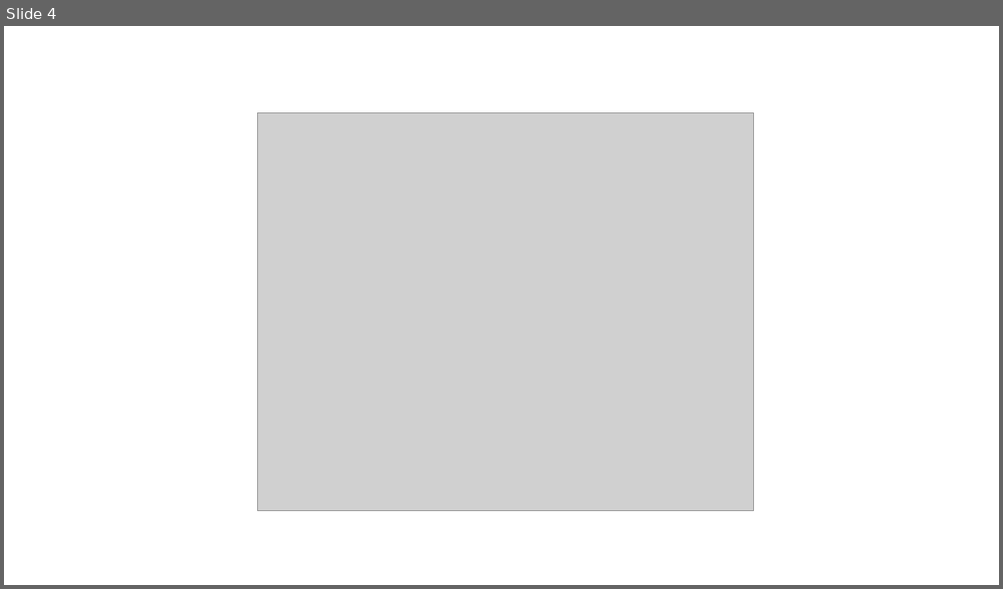
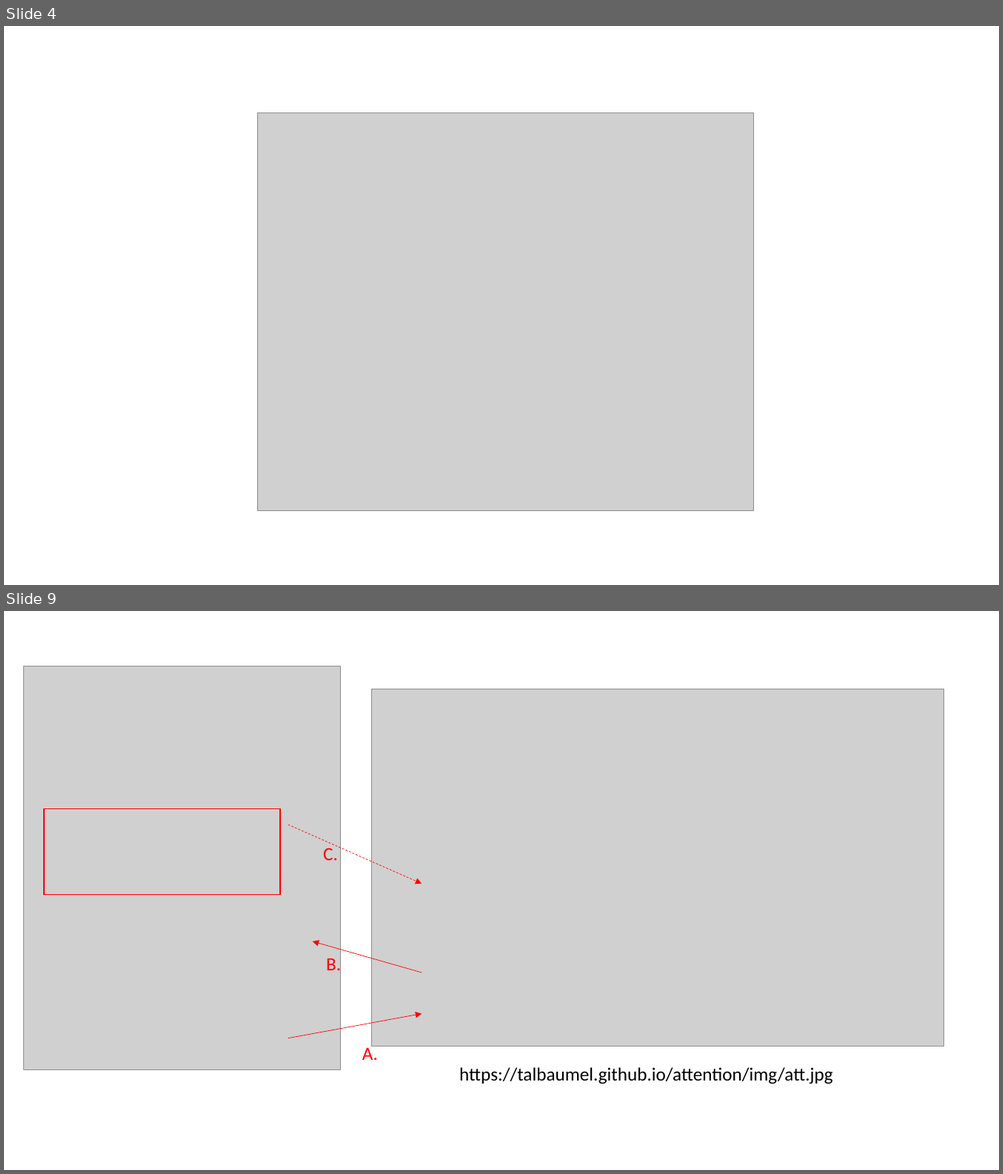
Before and after one commit to markliou/images, a slide deck: CNN_RNN_DNN/簡報1.pptx. Shown one above the other, each under a label of ours: slide 4 before the commit, slides 4 and 9 after it; the slides between them are not shown. The pictures are 1003x589 and 1003x1174 pixels, drawn with LibreOffice and Linux fonts; fonts in the diff are those of the drawing; grey boxes stand for pictures. Boxes give left, top, right and bottom in pixels: in the first picture for what was removed or moved away, otherwise in the second. Text is boxed around its words. In the diff, an @@ line names an element or a change of style, - is before the commit and + after.

Commit message:
condition and attention

```diff
--- a/CNN_RNN_DNN/簡報1.pptx
+++ b/CNN_RNN_DNN/簡報1.pptx
@@ slide 9 added at (x1=4, y1=611, x2=999, y2=1170), background #FFFFFF @@
@@ picture added at (x1=23, y1=666, x2=341, y2=1070) @@
@@ picture added at (x1=372, y1=689, x2=944, y2=1047) @@
@@ rectangle added at (x1=44, y1=809, x2=280, y2=895), outline #FF0000 1 pt @@
@@ arrow added from (288, 825) to (422, 884), #FF0000 0.5 pt dashed @@
@@ text added at (x1=323, y1=846, x2=338, y2=860), 18 pt, text #FF0000 @@
+C.
@@ arrow added from (422, 973) to (312, 942), #FF0000 0.5 pt @@
@@ text added at (x1=326, y1=956, x2=341, y2=976), 18 pt, text #FF0000 @@
+B.
@@ arrow added from (288, 1039) to (422, 1014), #FF0000 0.5 pt @@
@@ text added at (x1=362, y1=1045, x2=378, y2=1060), 18 pt, text #FF0000 @@
+A.
@@ text added at (x1=459, y1=1068, x2=832, y2=1085), 18 pt, text #000000 @@
+https://talbaumel.github.io/attention/img/att.jpg
```
Also in this commit, not shown: 4 other slides added, 4 other files.
